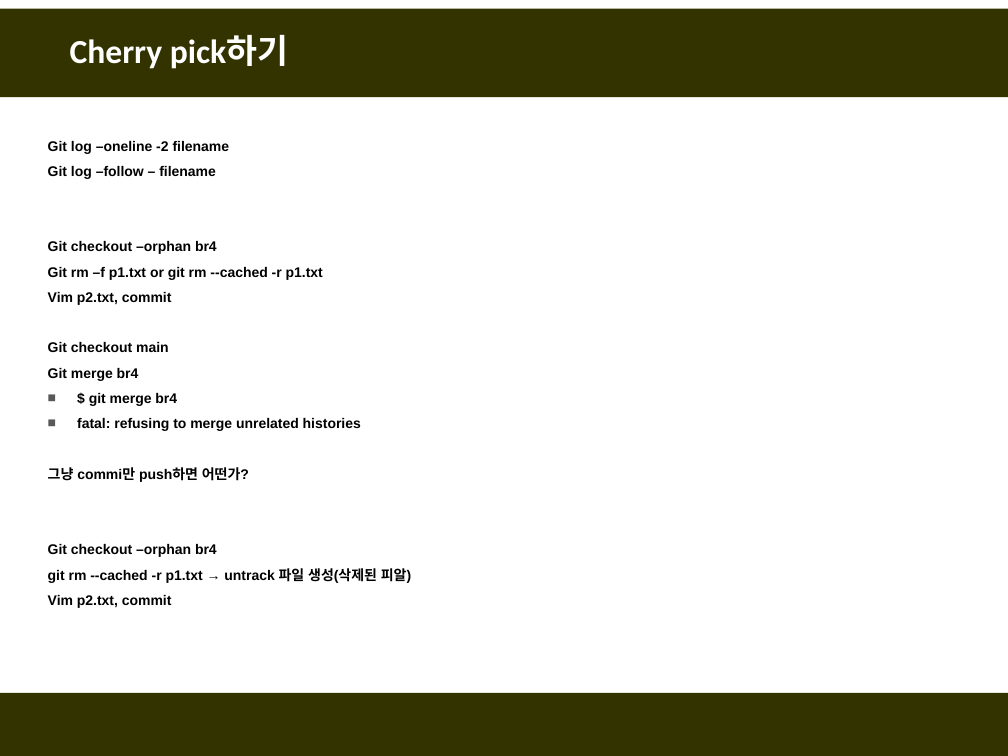
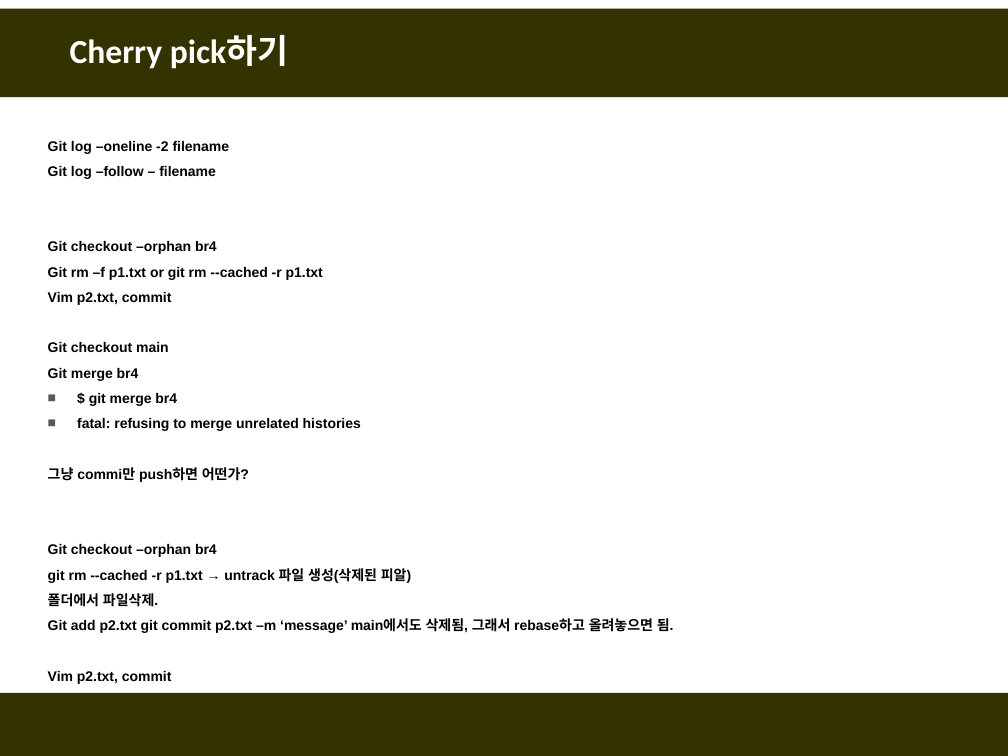
Before and after one commit to fasthill/github-lecture, a slide deck: slide 88 of git및github첫걸음3-원격저장소이용.pptx. Drawn at 1008x756 pixels with LibreOffice and Linux fonts; fonts in the diff are those of the drawing. Boxes give left, top, right and bottom in pixels: in the first picture for what was removed or moved away, otherwise in the second. Text is boxed around its words. In the diff, an @@ line names an element or a change of style, - is before the commit and + after.

```diff
--- a/git및github첫걸음3-원격저장소이용.pptx
+++ b/git및github첫걸음3-원격저장소이용.pptx
@@ text at box(48, 593, 674, 633): paragraphs added @@
+폴더에서 파일삭제.
+Git add p2.txt git commit p2.txt –m ‘message’ main에서도 삭제됨, 그래서 rebase하고 올려놓으면 됨.
```
